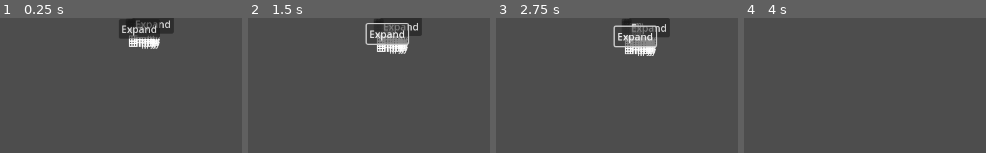
Above: before the commit, frames 1-4 (left to right).
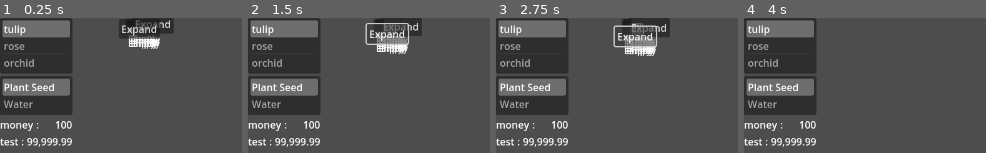
Above: after the commit, the same moments.

Repository: AtkinTC/Godot-Garden
Game: Godot game, scene res://Scenes/main.tscn
Two runs of this game, one before a commit and one after it. Both use one fixed random seed, a clock stepped at 60 frames per second and the inputs below.
Inputs (mouse positions are in pixels of both pictures, inside the frame that each line leads up to):
- Up to frame 1 (0.25 s): no input
- Up to frame 2 (1.5 s): click (376, 20) at 0.52 s; click "Expand" at 1.25 s
- Up to frame 3 (2.75 s): click "Expand" at 2 s
- Up to frame 4 (4 s): tap Enter at 2.75 s; move the mouse to (outside the picture) at 2.77 s; hold D (ui_right) 2.78-3.53 s; tap Mouse wheel up (zoom_in) at 2.85 s; move the mouse to (outside the picture) at 3.52 s; hold S (ui_down) from 3.53 s (still down); tap Mouse wheel down (zoom_out) at 3.6 s

The runs differ from the first frame. In frame 1, 21% of the frame differs, in the area x 0-30%, y 0-96%; in frame 2, 21%; in frame 3, 21%; in frame 4, 21%.
Error in both runs: Invalid access to property or key 'minimum_size' on a base object of type 'TextureProgressBar'. (res://Scenes/Garden/GardenPlotNode.gd:67)

Commit message:
created ResourceManager and ResourceDisplay Nodes

Diff:
--- /dev/null
+++ b/Scenes/UI/ResourceDisplay.gd
@@ -0,0 +1,62 @@
+extends Node
+class_name ResourceDisplay
+
+@onready var name_label : Label = $NameLabel
+@onready var amount_label : Label = $AmountLabel
+
+var resource_key : String
+var passive : bool = false
+
+var display_name : String = ""
+var display_amount : String = ""
+var amount : float = 0.00
+
+func _ready():
+	update_values()
+	update_display()
+
+func _process(delta):
+	if(!passive):
+		update_values()
+	update_display()
+
+func update_values():
+	if(resource_key):
+		set_display_name(ResourceManager.get_resource_attribute(resource_key, ResourceManager.DISPLAY_NAME))
+		set_amount(ResourceManager.get_resource_attribute(resource_key, ResourceManager.AMOUNT))
+
+func update_display():
+	name_label.text = display_name
+	amount_label.text = display_amount
+
+func set_resource_key(_resource_key):
+	resource_key = _resource_key
+
+func set_display_name(_display_name : String):
+	display_name = _display_name
+
+func set_display_amount(_display_amount : String):
+	display_amount = _display_amount
+
+func set_amount(_amount : float):
+	amount = _amount
+	set_display_amount(format_comma_seperated(amount))
+
+func format_comma_seperated(number : float) -> String:
+	var number_string = str(number)
+	var parts := number_string.split(".")
+
+	if(parts.size() == 0):
+		return number_string
+
+	var pre = parts[0]
+	var pos = pre.length() - 3
+	while(pos > 0):
+		pre = pre.insert(pos, ",")
+		pos -= 3
+
+	if(parts.size() == 2):
+		var post = parts[1]
+		return pre + "." + post
+
+	return pre
--- /dev/null
+++ b/Scenes/UI/ResourceDisplay.tscn
@@ -0,0 +1,27 @@
+[gd_scene load_steps=2 format=3 uid="uid://cgvrlmebsl31q"]
+
+[ext_resource type="Script" path="res://Scenes/UI/ResourceDisplay.gd" id="1_l7mov"]
+
+[node name="ResourceDisplay" type="HBoxContainer"]
+offset_right = 200.0
+offset_bottom = 26.0
+script = ExtResource( "1_l7mov" )
+
+[node name="NameLabel" type="Label" parent="."]
+offset_right = 82.0
+offset_bottom = 26.0
+text = "RESOURCE"
+
+[node name="Spacer" type="Label" parent="."]
+offset_left = 86.0
+offset_right = 91.0
+offset_bottom = 26.0
+text = ":"
+
+[node name="AmountLabel" type="Label" parent="."]
+offset_left = 95.0
+offset_right = 200.0
+offset_bottom = 26.0
+size_flags_horizontal = 3
+text = "999999999"
+horizontal_alignment = 2
--- /dev/null
+++ b/Scenes/UI/ResourceDisplayBox.gd
@@ -0,0 +1,13 @@
+extends VBoxContainer
+class_name ResourceDisplayBox
+
+@onready var resource_display_scene : PackedScene = preload("res://Scenes/UI/ResourceDisplay.tscn")
+
+func _ready():
+	for child in get_children():
+		child.queue_free()
+
+	for resource_key in ResourceManager.get_resource_keys():
+		var resource_display : ResourceDisplay = resource_display_scene.instantiate()
+		resource_display.set_resource_key(resource_key)
+		add_child(resource_display)
--- a/Scenes/main.tscn
+++ b/Scenes/main.tscn
@@ -1,10 +1,12 @@
-[gd_scene load_steps=7 format=3 uid="uid://53bpycblil5h"]
+[gd_scene load_steps=9 format=3 uid="uid://c46q15c8qw6m1"]
 
 [ext_resource type="Script" path="res://Scenes/main.gd" id="1_83mxw"]
 [ext_resource type="Script" path="res://Scenes/Garden/GardenGrid.gd" id="2_754aq"]
-[ext_resource type="Script" path="res://Scripts/SeedsMenu.gd" id="2_jvrrg"]
+[ext_resource type="Script" path="res://Scenes/UI/SeedsMenu.gd" id="2_jvrrg"]
 [ext_resource type="PackedScene" uid="uid://cuexouewhieoc" path="res://Scenes/Garden/GardenPlotNode.tscn" id="2_klh75"]
-[ext_resource type="Script" path="res://Scripts/ActionsMenu.gd" id="3_7s5ky"]
+[ext_resource type="Script" path="res://Scenes/UI/ActionsMenu.gd" id="3_7s5ky"]
+[ext_resource type="Script" path="res://Scenes/UI/ResourceDisplayBox.gd" id="4_b13kc"]
+[ext_resource type="PackedScene" uid="uid://cgvrlmebsl31q" path="res://Scenes/UI/ResourceDisplay.tscn" id="4_c7a2p"]
 [ext_resource type="Script" path="res://Scripts/Camera.gd" id="4_sbgaj"]
 
 [node name="Main" type="Node2D"]
@@ -50,6 +52,14 @@
 item_0/text = "ACTION_1"
 item_1/text = "ACTION_2"
 script = ExtResource( "3_7s5ky" )
+
+[node name="ResourceDisplayBox" type="VBoxContainer" parent="UI/H/LPanel/V"]
+offset_top = 132.0
+offset_right = 200.0
+offset_bottom = 158.0
+script = ExtResource( "4_b13kc" )
+
+[node name="ResourceDisplay" parent="UI/H/LPanel/V/ResourceDisplayBox" instance=ExtResource( "4_c7a2p" )]
 
 [node name="GardenNode" type="Node2D" parent="."]
 position = Vector2(205, 5)
--- /dev/null
+++ b/Singletons/ResourceManager.gd
@@ -0,0 +1,36 @@
+extends Node
+
+const DISPLAY_NAME := "display_name"
+const INITIAL_AMOUNT := "initial_amount"
+const AMOUNT := "amount"
+
+var resource_types := {
+	"MONEY" : {
+		"display_name" : "money",
+		"initial_amount" : 100.00
+	},
+	"RESOURCE_1" : {
+		"display_name" : "test",
+		"initial_amount" : 99999.99
+	}
+}
+
+var resources := {}
+
+func _ready():
+	for resource_key in resource_types.keys():
+		var dict : Dictionary = resource_types.get(resource_key, {})
+		dict[AMOUNT] = dict.get(INITIAL_AMOUNT, 0.00)
+		resources[resource_key] = dict
+
+func get_resource_keys() -> Array:
+	return resources.keys()
+
+func set_resource_attribute(resource_key : String, attribute_key : String, value : Variant):
+	var dict = resources.get(resource_key, null)
+	if(!dict):
+		return
+	dict[attribute_key] = value
+
+func get_resource_attribute(resource_key : String, attribute_key : String):
+	return resources.get(resource_key, {}).get(attribute_key, null)
--- a/project.godot
+++ b/project.godot
@@ -12,7 +12,7 @@
 "base": "ItemList",
 "class": &"ActionsMenu",
 "language": &"GDScript",
-"path": "res://Scripts/ActionsMenu.gd"
+"path": "res://Scenes/UI/ActionsMenu.gd"
 }, {
 "base": "Camera2D",
 "class": &"CustCamera2D",
@@ -34,10 +34,20 @@
 "language": &"GDScript",
 "path": "res://Scenes/Garden/GardenPlotNode.gd"
 }, {
+"base": "Node",
+"class": &"ResourceDisplay",
+"language": &"GDScript",
+"path": "res://Scenes/UI/ResourceDisplay.gd"
+}, {
+"base": "VBoxContainer",
+"class": &"ResourceDisplayBox",
+"language": &"GDScript",
+"path": "res://Scenes/UI/ResourceDisplayBox.gd"
+}, {
 "base": "ItemList",
 "class": &"SeedsMenu",
 "language": &"GDScript",
-"path": "res://Scripts/SeedsMenu.gd"
+"path": "res://Scenes/UI/SeedsMenu.gd"
 }]
 _global_script_class_icons={
 "ActionsMenu": "",
@@ -45,6 +55,8 @@
 "GardenGrid": "",
 "GardenPlot": "",
 "GardenPlotNode": "",
+"ResourceDisplay": "",
+"ResourceDisplayBox": "",
 "SeedsMenu": ""
 }
 
@@ -60,6 +72,7 @@
 PlantManager="*res://Singletons/PlantManager.gd"
 ActionManager="*res://Singletons/ActionManager.gd"
 CameraManager="*res://Singletons/CameraManager.gd"
+ResourceManager="*res://Singletons/ResourceManager.gd"
 
 [display]
 
Renamed: Scripts/ActionsMenu.gd -> Scenes/UI/ActionsMenu.gd
Renamed: Scripts/SeedsMenu.gd -> Scenes/UI/SeedsMenu.gd
